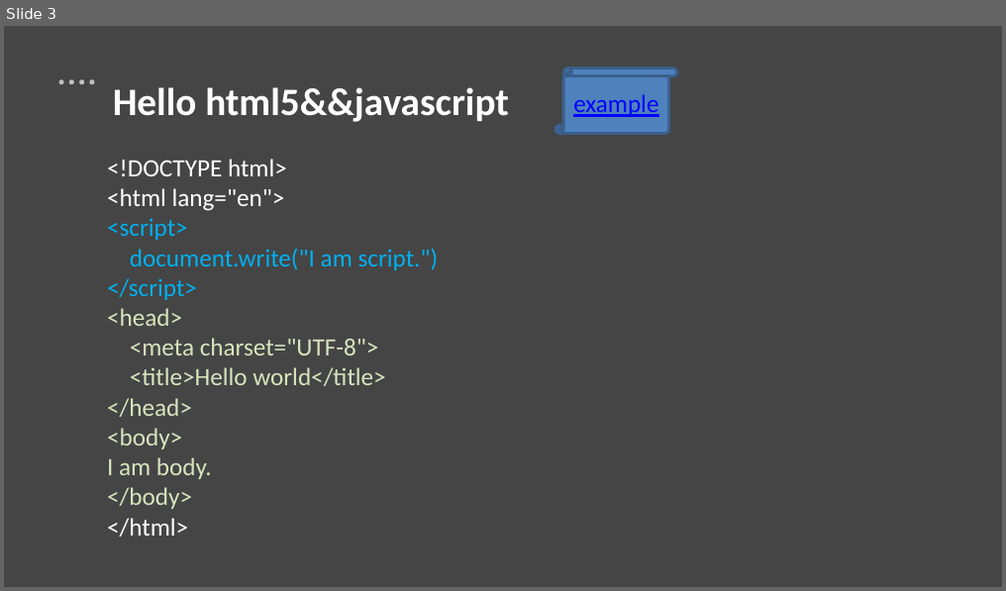
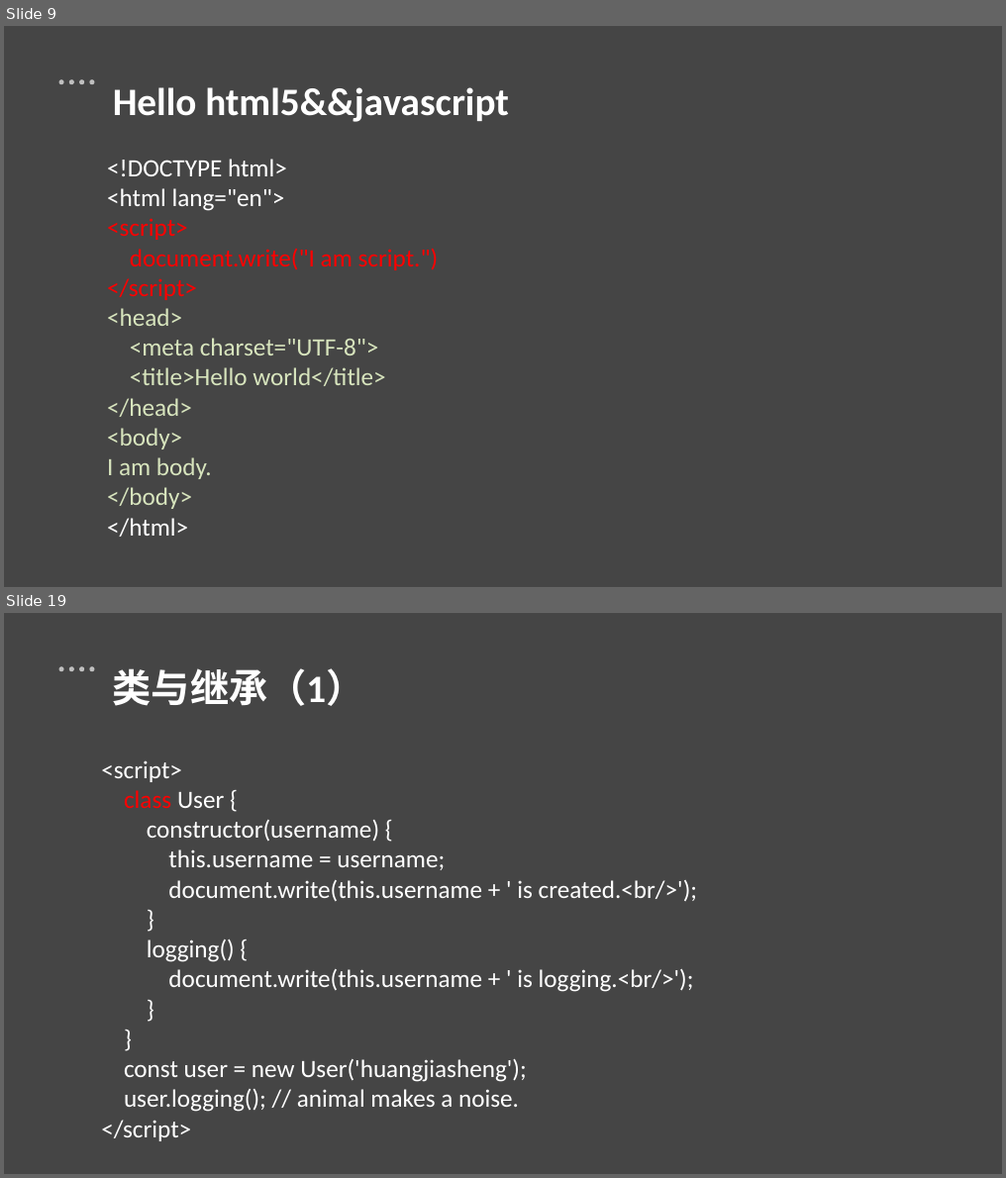
Before and after one commit to gerryhjs/htmljs, a slide deck: html&js课件/html&js.pptx. Shown one above the other, each under a label of ours: slide 3 before the commit, slides 9 and 19 after it; the slides between them are not shown. The pictures are 1006x591 and 1006x1178 pixels, drawn with LibreOffice and Linux fonts; fonts in the diff are those of the drawing. Boxes give left, top, right and bottom in pixels: in the first picture for what was removed or moved away, otherwise in the second. Text is boxed around its words. In the diff, an @@ line names an element or a change of style, - is before the commit and + after.

```diff
--- a/html&js课件/html&js.pptx
+++ b/html&js课件/html&js.pptx
@@ slide 19 added at (x1=4, y1=613, x2=1002, y2=1174), background #D9D9D9 at 56% opacity; not listed: 5 template elements that a slide beside it also shows @@
@@ text added at (x1=113, y1=668, x2=365, y2=706), 28 pt, text #FFFFFF, bold @@
+类与继承（1）
@@ text added at (x1=101, y1=761, x2=697, y2=1142), 18 pt, text #FFFFFF @@
+<script>
+class User {
+constructor(username) {
+this.username = username;
+document.write(this.username + ' is created.<br/>');
+}
+logging() {
+document.write(this.username + ' is logging.<br/>');
+}
+}
+const user = new User('huangjiasheng');
+user.logging(); // animal makes a noise.
+</script>
@@ what was slide 3 is now slide 9 @@
@@ slide 9 changed as well @@
@@ vertical scroll removed at (x1=555, y1=68, x2=677, y2=133) @@
-example
@@ text at (x1=107, y1=218, x2=439, y2=300): text colour #00B0F0 to #FF0000 in "<script>", "document.write("I am script.")", "</script>" @@
```
Also in this commit, not shown: 4 other slides changed, 18 other slides added, 30 other files.
